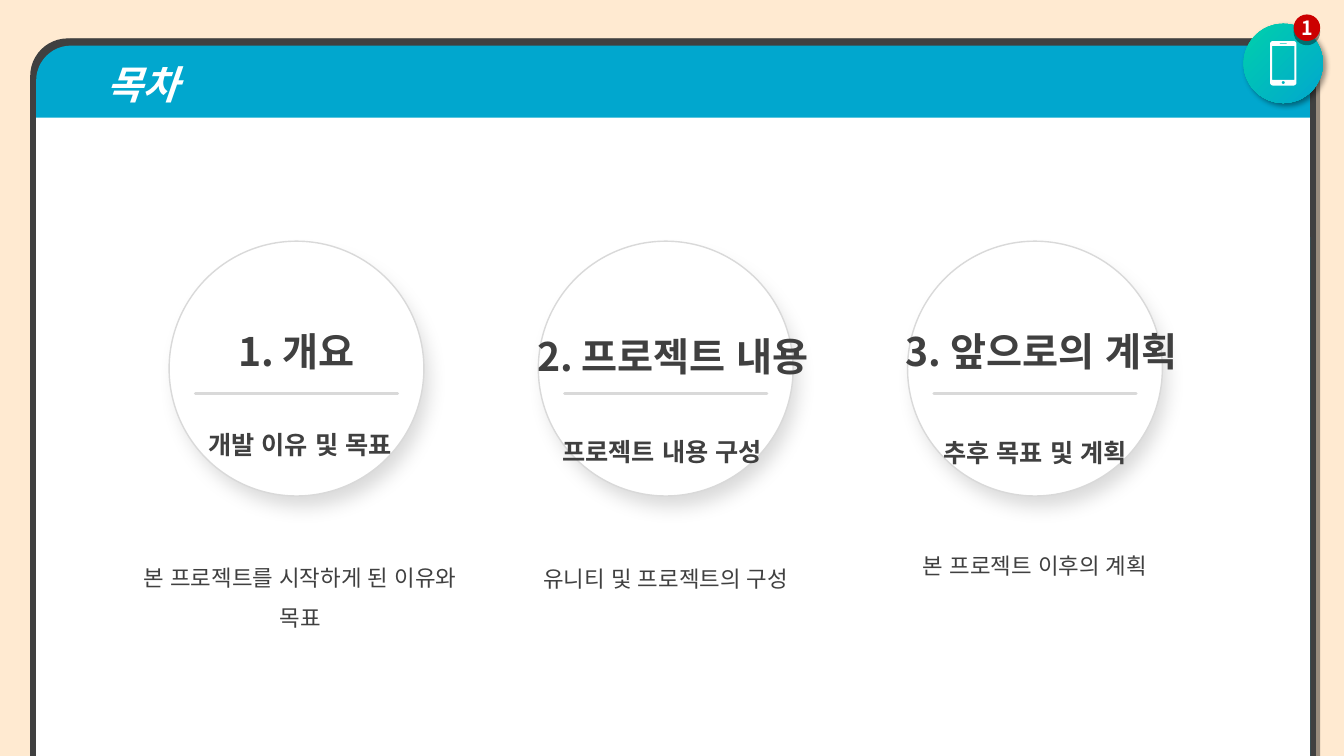
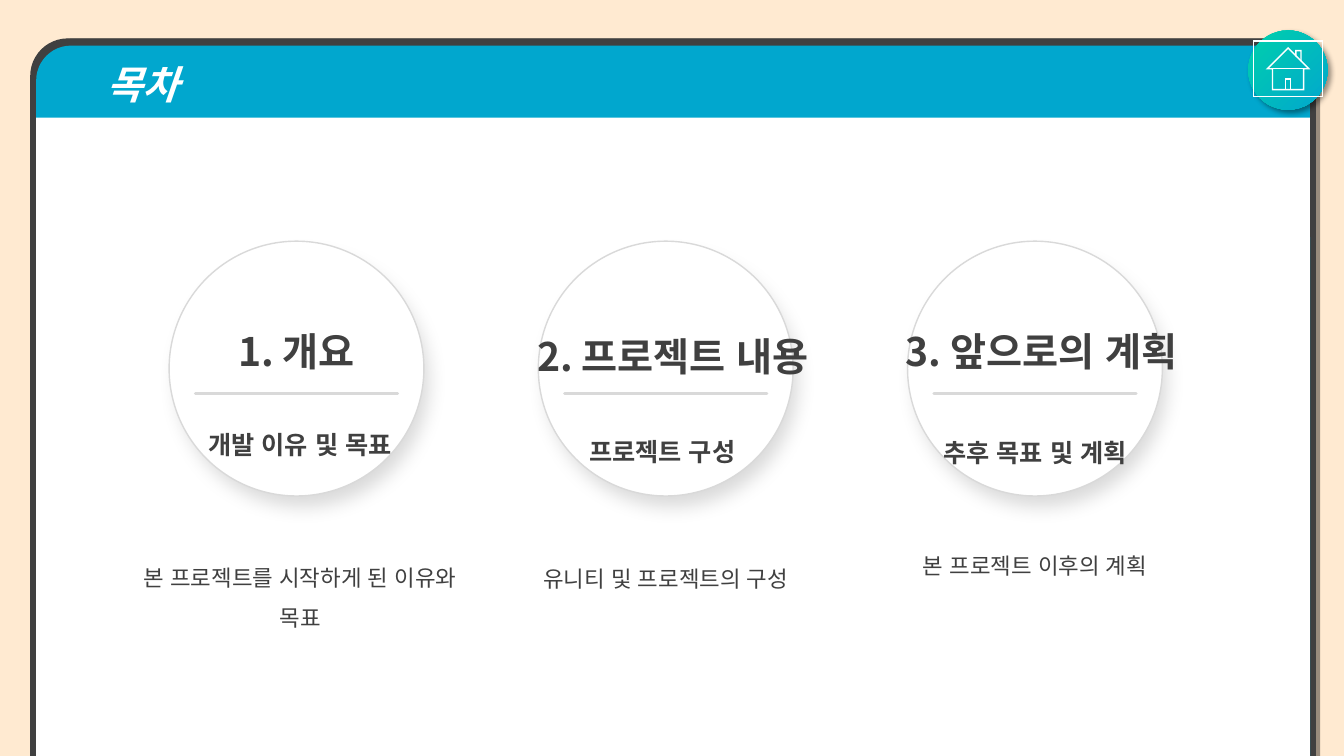
Before and after one commit to jangho1016/2022_1_CapstoneDesign, a slide deck: slide 2 of Final Assignments/파라노이드 팀 발표용 PPT.pptx. Drawn at 1344x756 pixels with LibreOffice and Linux fonts; fonts in the diff are those of the drawing. Boxes give left, top, right and bottom in pixels: in the first picture for what was removed or moved away, otherwise in the second. Text is boxed around its words. In the diff, an @@ line names an element or a change of style, - is before the commit and + after.

```diff
--- a/Final Assignments/파라노이드 팀 발표용 PPT.pptx
+++ b/Final Assignments/파라노이드 팀 발표용 PPT.pptx
@@ ellipse removed at (1294,14,1320,40) @@
-1
@@ ellipse: place and size @@
-ellipse at (1244,24,1324,104)
+ellipse at (1248,30,1328,110)
@@ action button home added at (1253,41,1323,97), outline #FFFFFF 1 pt @@
@@ freeform shape removed at (1270,41,1297,86) @@
@@ text at (589,440,735,464): text changed @@
-프로젝트 내용 구성
+프로젝트 구성
```
Also in this commit, not shown: 7 other slides changed, 1 slide removed.
